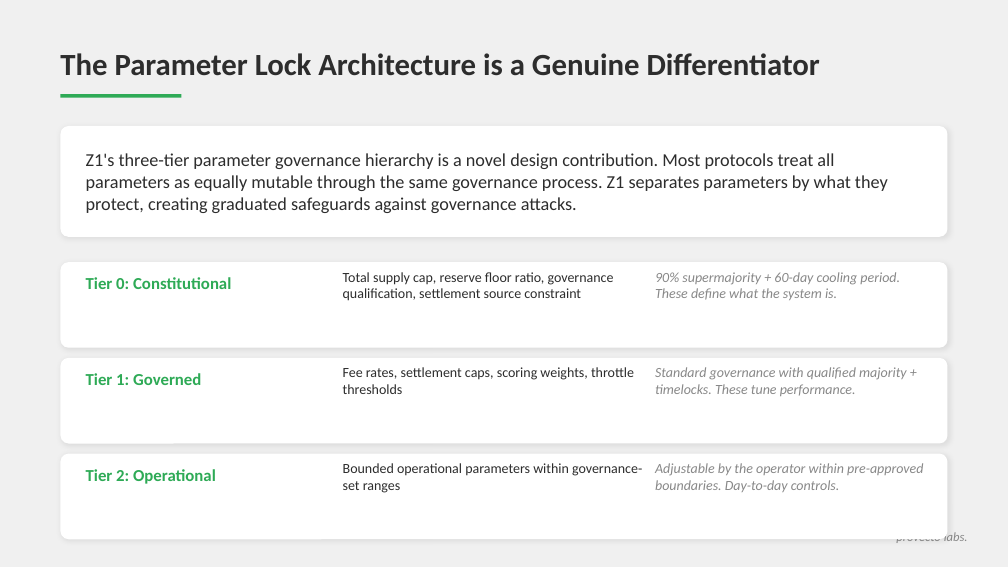
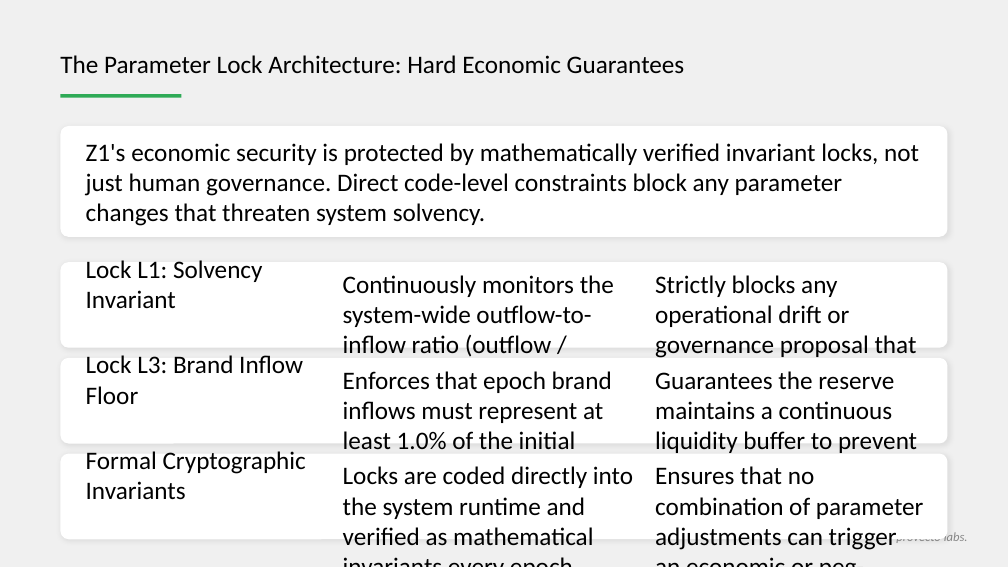
Before and after one commit to stelios12312312/TokenLab, a slide deck: slide 9 of docs_final/2026-06-23/z1_simulation_findings.pptx. Drawn at 1008x567 pixels with LibreOffice and Linux fonts; fonts in the diff are those of the drawing. Boxes give left, top, right and bottom in pixels: in the first picture for what was removed or moved away, otherwise in the second. Text is boxed around its words. In the diff, an @@ line names an element or a change of style, - is before the commit and + after.

Commit message:
docs: correct slide 9 to focus on actual parameter locks instead of governance parameters

```diff
--- a/docs_final/2026-06-23/z1_simulation_findings.pptx
+++ b/docs_final/2026-06-23/z1_simulation_findings.pptx
@@ text at (60,55,685,73): text changed; size 22 to 18 pt; text colour #2D2D2D to #000000; bold off @@
-The Parameter Lock Architecture is a Genuine Differentiator
+The Parameter Lock Architecture: Hard Economic Guarantees
@@ text at (86,143,919,226): text changed; size 13 to 18 pt; text colour #2D2D2D to #000000 @@
-Z1's three-tier parameter governance hierarchy is a novel design contribution. Most protocols treat all parameters as equally mutable through the same governance process. Z1 separates parameters by what they protect, creating graduated safeguards against governance attacks.
+Z1's economic security is protected by mathematically verified invariant locks, not just human governance. Direct code-level constraints block any parameter changes that threaten system solvency.
@@ text at (86,260,263,308): text changed; size 12 to 18 pt; text colour #2EAA56 to #000000; bold off @@
-Tier 0: Constitutional
+Lock L1: Solvency Invariant
@@ text at (343,275,614,389): text changed; size 10 to 18 pt; text colour #2D2D2D to #000000 @@
-Total supply cap, reserve floor ratio, governance qualification, settlement source constraint
+Continuously monitors the system-wide outflow-to-inflow ratio (outflow / inflow).
@@ text at (655,275,917,420): text changed; size 10 to 18 pt; text colour #888888 to #000000; italic off @@
-90% supermajority + 60-day cooling period. These define what the system is.
+Strictly blocks any operational drift or governance proposal that pushes the ratio above 1.0 (collapse threshold).
@@ text at (86,355,303,404): text changed; size 12 to 18 pt; text colour #2EAA56 to #000000; bold off @@
-Tier 1: Governed
+Lock L3: Brand Inflow Floor
@@ text at (343,371,612,484): text changed; size 10 to 18 pt; text colour #2D2D2D to #000000 @@
-Fee rates, settlement caps, scoring weights, throttle thresholds
+Enforces that epoch brand inflows must represent at least 1.0% of the initial Audience Reserve.
@@ text at (655,371,917,485): text changed; size 10 to 18 pt; text colour #888888 to #000000; italic off @@
-Standard governance with qualified majority + timelocks. These tune performance.
+Guarantees the reserve maintains a continuous liquidity buffer to prevent starvation under stress.
@@ text at (86,451,306,500): text changed; size 12 to 18 pt; text colour #2EAA56 to #000000; bold off @@
-Tier 2: Operational
+Formal Cryptographic Invariants
@@ text at (343,466,633,545): text changed; size 10 to 18 pt; text colour #2D2D2D to #000000 @@
-Bounded operational parameters within governance-set ranges
+Locks are coded directly into the system runtime and verified as mathematical invariants every epoch.
@@ text at (655,466,924,550): text changed; size 10 to 18 pt; text colour #888888 to #000000; italic off @@
-Adjustable by the operator within pre-approved boundaries. Day-to-day controls.
+Ensures that no combination of parameter adjustments can trigger an economic or peg-defense collapse.
```
